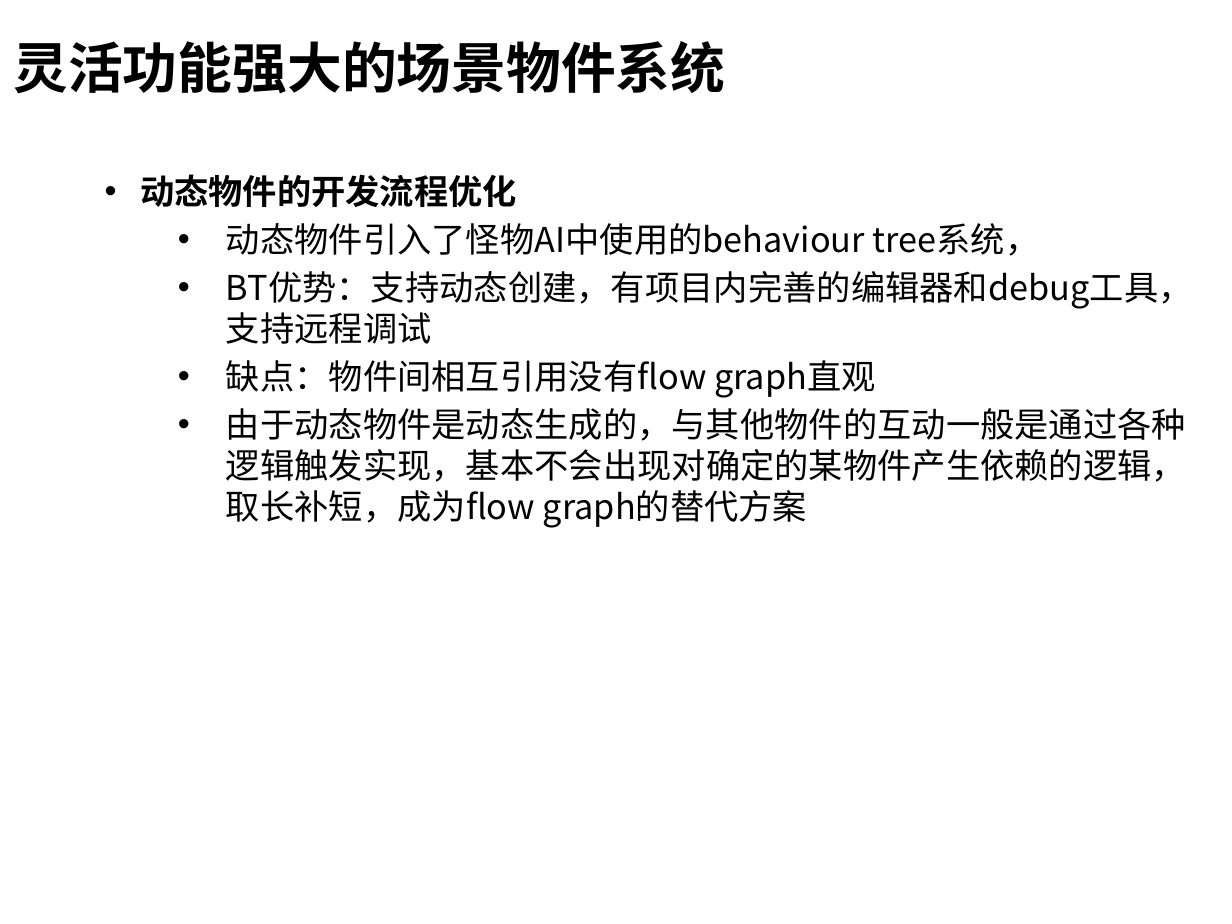
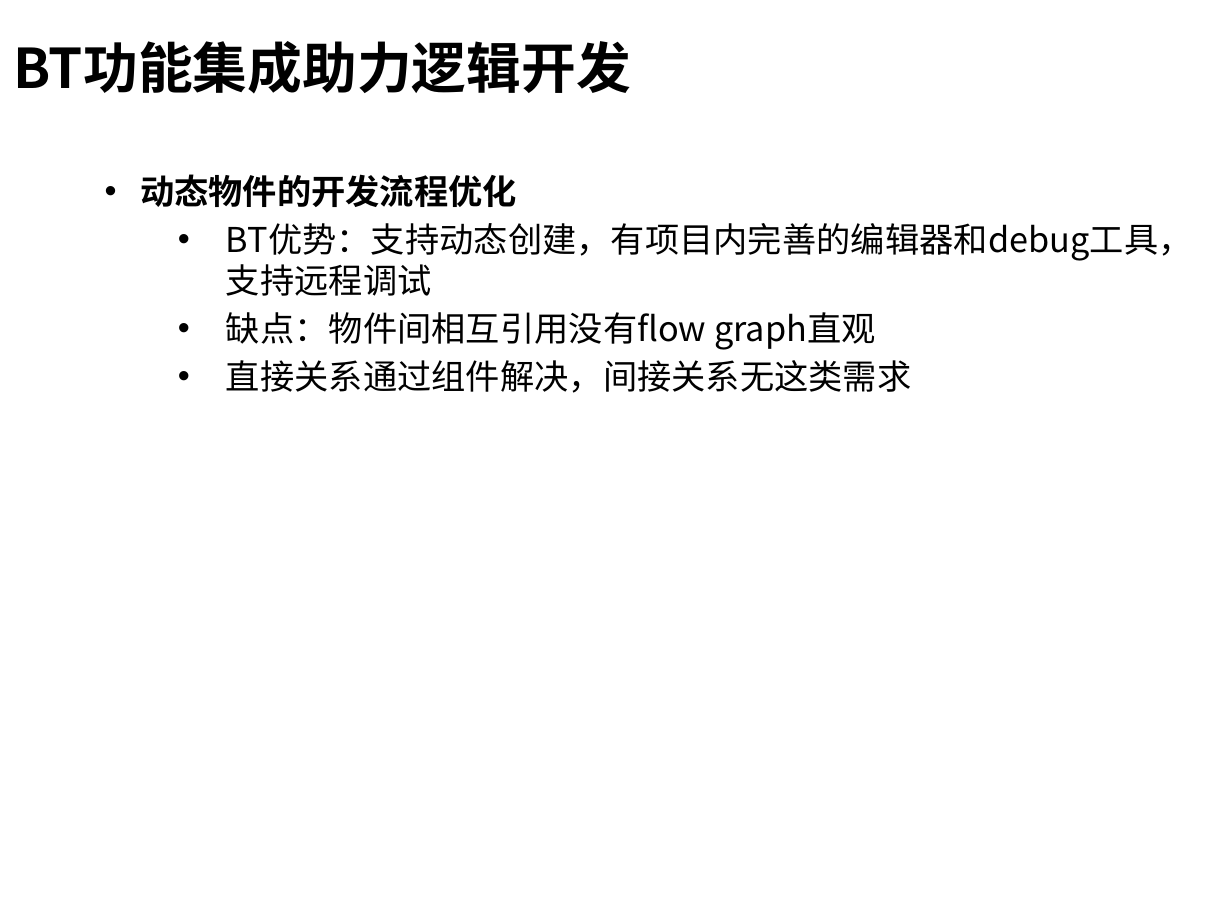
Before and after one commit to henryfung01/StreetFighter, a slide deck: slide 8 of Doc/whitebai.pptx (slide 13 before the commit). Drawn at 1232x924 pixels with LibreOffice and Linux fonts; fonts in the diff are those of the drawing; background and template pictures are left out. Boxes give left, top, right and bottom in pixels: in the first picture for what was removed or moved away, otherwise in the second. Text is boxed around its words. In the diff, an @@ line names an element or a change of style, - is before the commit and + after.

```diff
--- a/Doc/whitebai.pptx
+++ b/Doc/whitebai.pptx
@@ title at box(13, 41, 631, 94): text changed; font Times New Roman to Noto Sans CJK SC @@
-灵活功能强大的场景物件系统
+BT功能集成助力逻辑开发
@@ text at box(226, 223, 1040, 256): paragraph removed @@
-  • 动态物件引入了怪物AI中使用的behaviour tree系统，
@@ text at box(226, 360, 912, 393): text changed @@
-  • 由于动态物件是动态生成的，与其他物件的互动一般是通过各种逻辑触发实现，基本不会出现对确定的某物件产生依赖的逻辑，取长补短，成为flow graph的替代方案
+  • 直接关系通过组件解决，间接关系无这类需求
```
Also in this commit, not shown: 10 other slides changed, 14 slides added, 7 slides removed, 7 other files.
